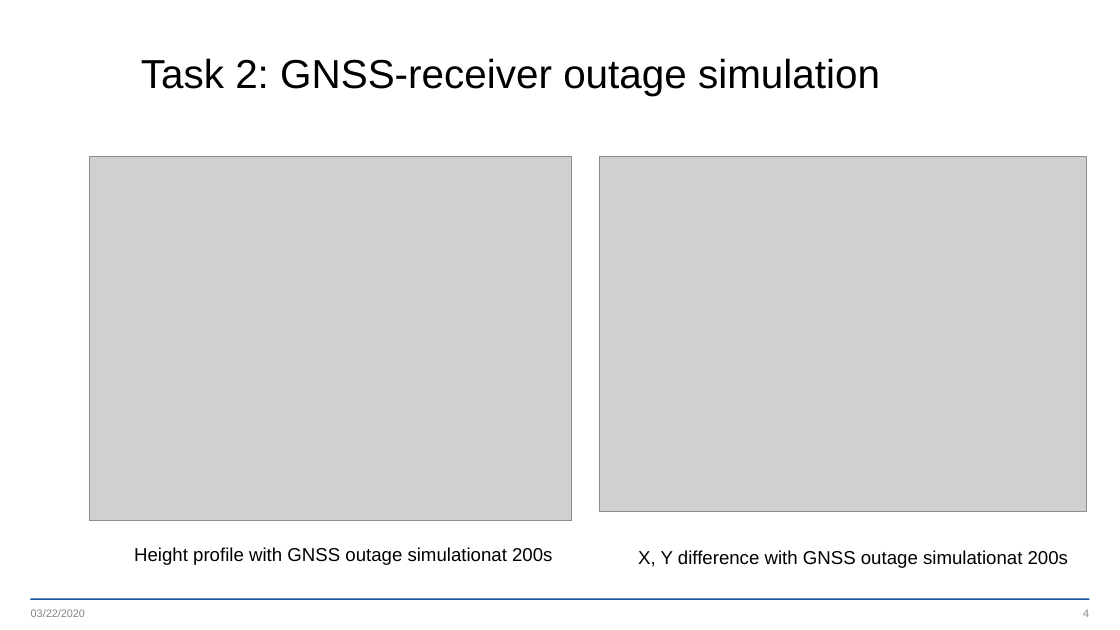
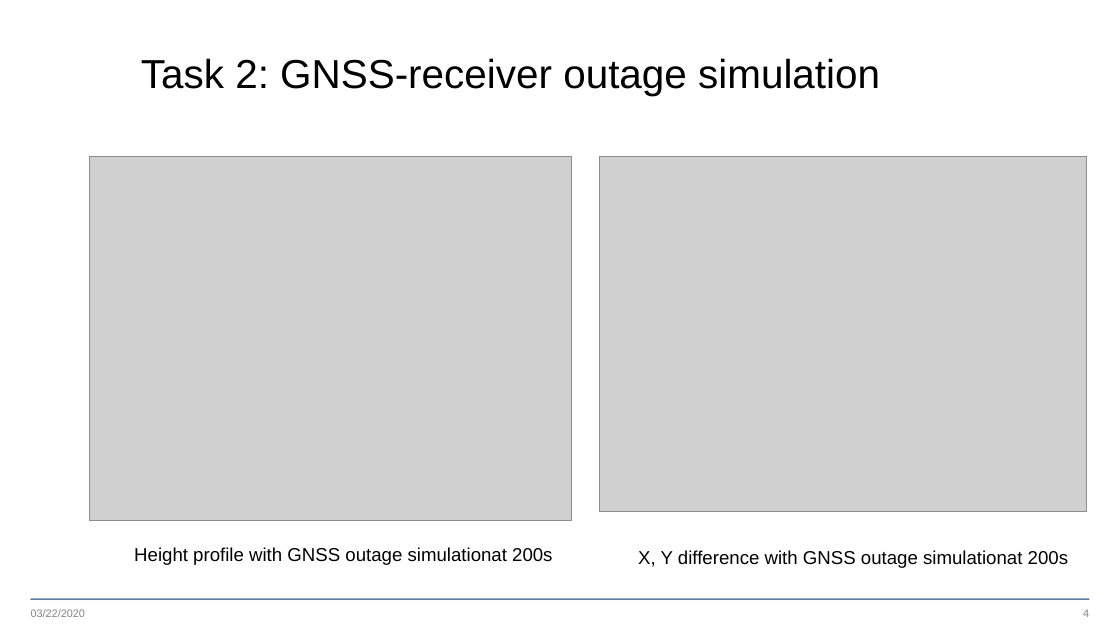
Before and after one commit to mrsandipandas/GPSaidedIMU, a slide deck: slide 4 of GPS-IMU.pptx. Drawn at 1120x630 pixels with LibreOffice and Linux fonts; fonts in the diff are those of the drawing; grey boxes stand for pictures; background and template pictures are left out. Boxes give left, top, right and bottom in pixels: in the first picture for what was removed or moved away, otherwise in the second. Text is boxed around its words. In the diff, an @@ line names an element or a change of style, - is before the commit and + after.

```diff
--- a/GPS-IMU.pptx
+++ b/GPS-IMU.pptx
@@ line (30, 599) - (1090, 599): stroke #1954A6 0.99 pt to #4F81BD 0.99 pt @@
```
Also in this commit, not shown: 10 other slides changed, 1 other file.
